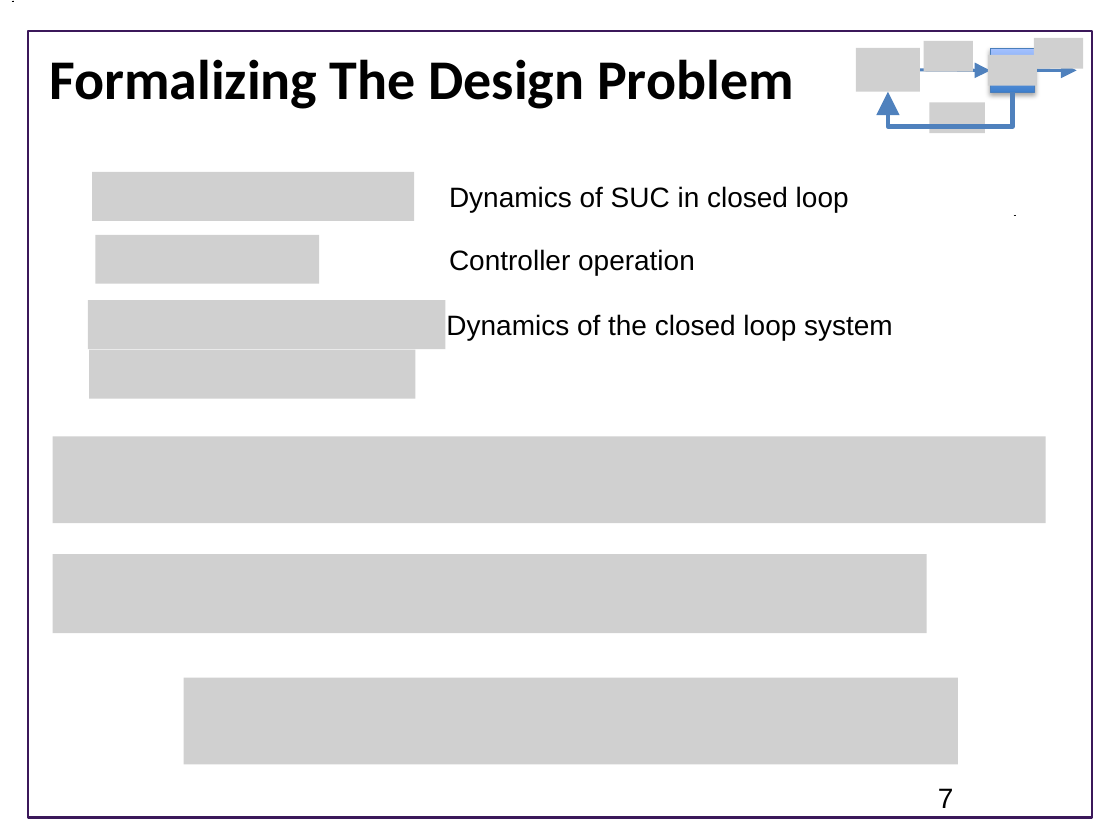
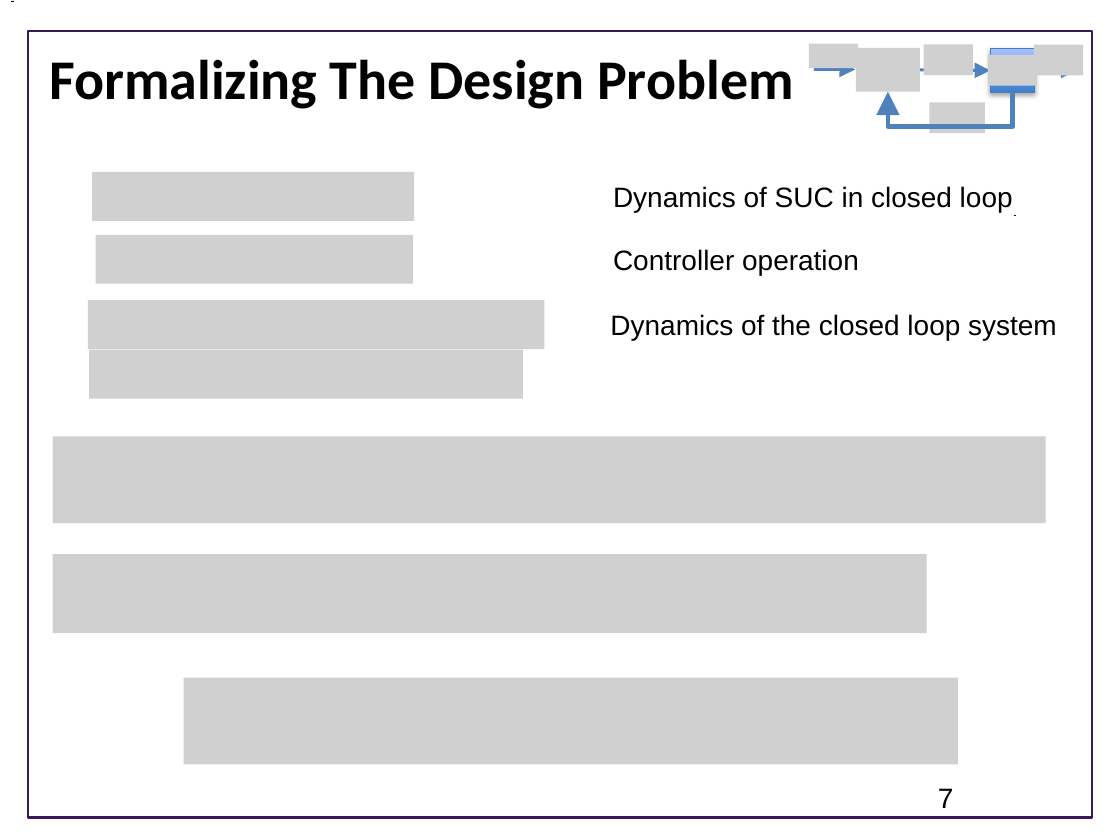
Before and after one commit to joseph-hellerstein/advanced-controls-lectures, a slide deck: slide 7 of Lecture_22-Designing-Closed-Loop-Systems/Designing-Proportional-Controllers.pptx. Drawn at 1120x840 pixels with LibreOffice and Linux fonts; fonts in the diff are those of the drawing; grey boxes stand for pictures; background and template pictures are left out. Boxes give left, top, right and bottom in pixels: in the first picture for what was removed or moved away, otherwise in the second. Text is boxed around its words. In the diff, an @@ line names an element or a change of style, - is before the commit and + after.

```diff
--- a/Lecture_22-Designing-Closed-Loop-Systems/Designing-Proportional-Controllers.pptx
+++ b/Lecture_22-Designing-Closed-Loop-Systems/Designing-Proportional-Controllers.pptx
@@ picture added at [809, 44, 858, 68] @@
@@ picture: place and size @@
-picture at [924, 41, 973, 73]
+picture at [924, 45, 973, 76]
@@ picture: place and size @@
-picture at [1034, 38, 1083, 69]
+picture at [1034, 45, 1083, 76]
@@ arrow added from (814, 69) to (856, 69), #4F81BD 2 pt @@
@@ picture: place and size @@
-picture at [95, 235, 319, 284]
+picture at [95, 235, 412, 284]
@@ 3 texts: place and size @@
-3 texts at [446, 186, 893, 340]
+3 texts at [610, 186, 1057, 340]
@@ picture: place and size @@
-picture at [87, 300, 445, 349]
+picture at [87, 300, 544, 349]
@@ picture: place and size @@
-picture at [90, 349, 416, 399]
+picture at [90, 349, 523, 399]
```
Also in this commit, not shown: 8 other slides changed.
